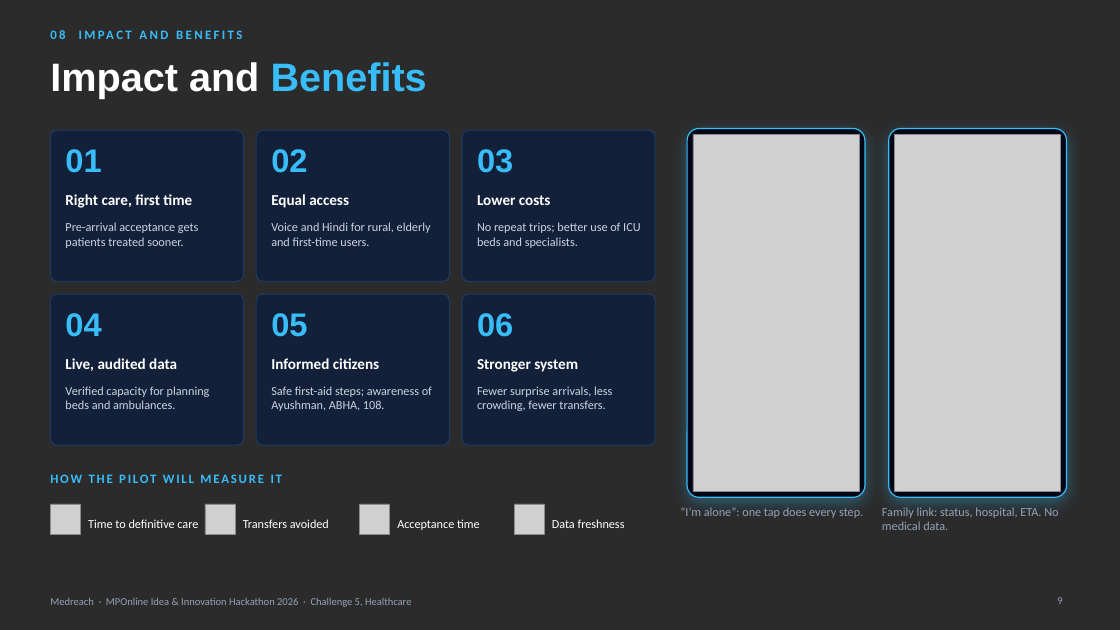
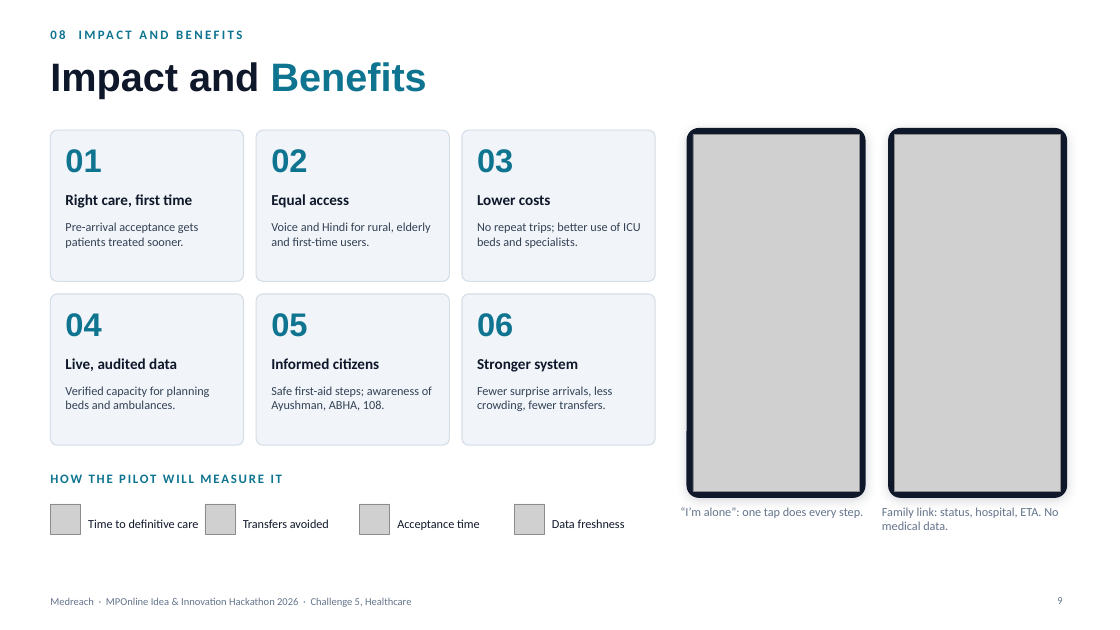
Before and after one commit to prakharporwal518-collab/Medreach, a slide deck: slide 9 of public/downloads/Medreach-Presentation-Final.pptx. Drawn at 1120x630 pixels with LibreOffice and Linux fonts; fonts in the diff are those of the drawing; grey boxes stand for pictures; background and template pictures are left out; a plain dark background stands for a picture behind light text. Boxes give left, top, right and bottom in pixels: in the first picture for what was removed or moved away, otherwise in the second. Text is boxed around its words. In the diff, an @@ line names an element or a change of style, - is before the commit and + after.

```diff
--- a/public/downloads/Medreach-Presentation-Final.pptx
+++ b/public/downloads/Medreach-Presentation-Final.pptx
@@ background picture (left out) to #FFFFFF @@
@@ title "Impact and Benefits" at bbox=[50, 62, 427, 99]: text colour #FFFFFF to #0F172A in "Impact and"; text colour #38BDF8 to #0E7490 in "Benefits" @@
@@ rounded rectangle at bbox=[687, 129, 865, 497]: fill #020617 to #0F172A; outline #38BDF8 1 pt to #0F172A 1 pt; shadow changed @@
@@ rounded rectangle at bbox=[889, 129, 1067, 497]: fill #020617 to #0F172A; outline #38BDF8 1 pt to #0F172A 1 pt; shadow changed @@
@@ fill #0E1F3D at 85% opacity to #F1F5F9; outline #1E3A5F 1 pt to #D6DEE8 1 pt in 6 elements at bbox=[50, 130, 244, 281], bbox=[256, 130, 450, 281], bbox=[462, 130, 655, 281], bbox=[50, 294, 244, 445], bbox=[256, 294, 450, 445], bbox=[462, 294, 655, 445] @@
@@ text colour #CBD5E1 to #334155 in 6 elements at bbox=[65, 222, 198, 248], bbox=[271, 222, 431, 246], bbox=[477, 222, 640, 248], bbox=[65, 386, 210, 409], bbox=[271, 386, 432, 411], bbox=[477, 386, 612, 411] @@
@@ text colour #38BDF8 to #0E7490 in 8 elements at bbox=[50, 30, 65, 39], bbox=[65, 149, 101, 173], bbox=[271, 149, 307, 173], bbox=[477, 149, 513, 173], bbox=[65, 313, 101, 337], bbox=[271, 313, 307, 337], bbox=[477, 313, 513, 337], bbox=[50, 474, 282, 483] @@
@@ text colour #FFFFFF to #0F172A in 10 elements at bbox=[65, 194, 192, 208], bbox=[271, 194, 349, 208], bbox=[477, 195, 551, 205], bbox=[65, 358, 177, 371], bbox=[271, 358, 379, 369], bbox=[477, 359, 578, 372], bbox=[88, 519, 198, 528], bbox=[243, 519, 329, 528], bbox=[397, 519, 480, 530], bbox=[552, 519, 625, 528] @@
@@ text colour #94A3B8 to #64748B in 4 elements at bbox=[680, 507, 863, 518], bbox=[882, 507, 1058, 530], bbox=[1057, 597, 1062, 604], bbox=[50, 597, 411, 607] @@
```
Also in this commit, not shown: 9 other slides changed, 4 other files.
